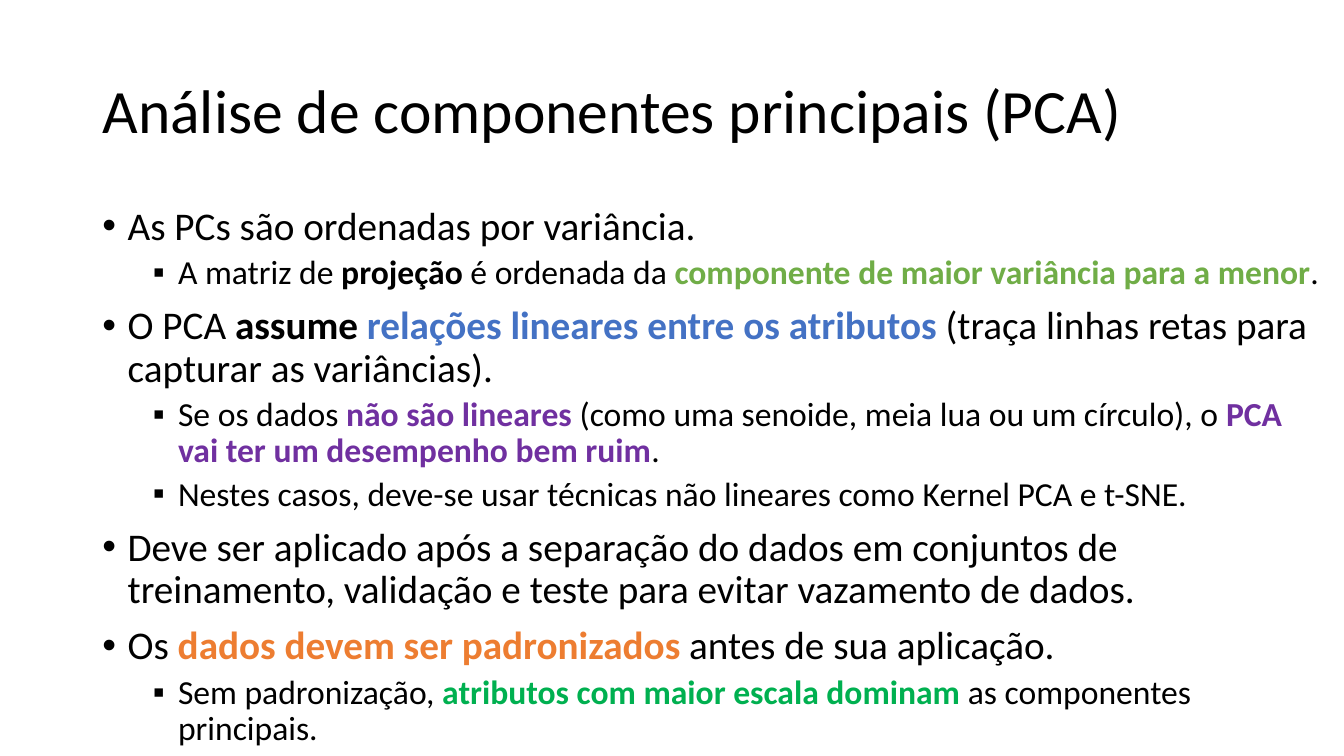
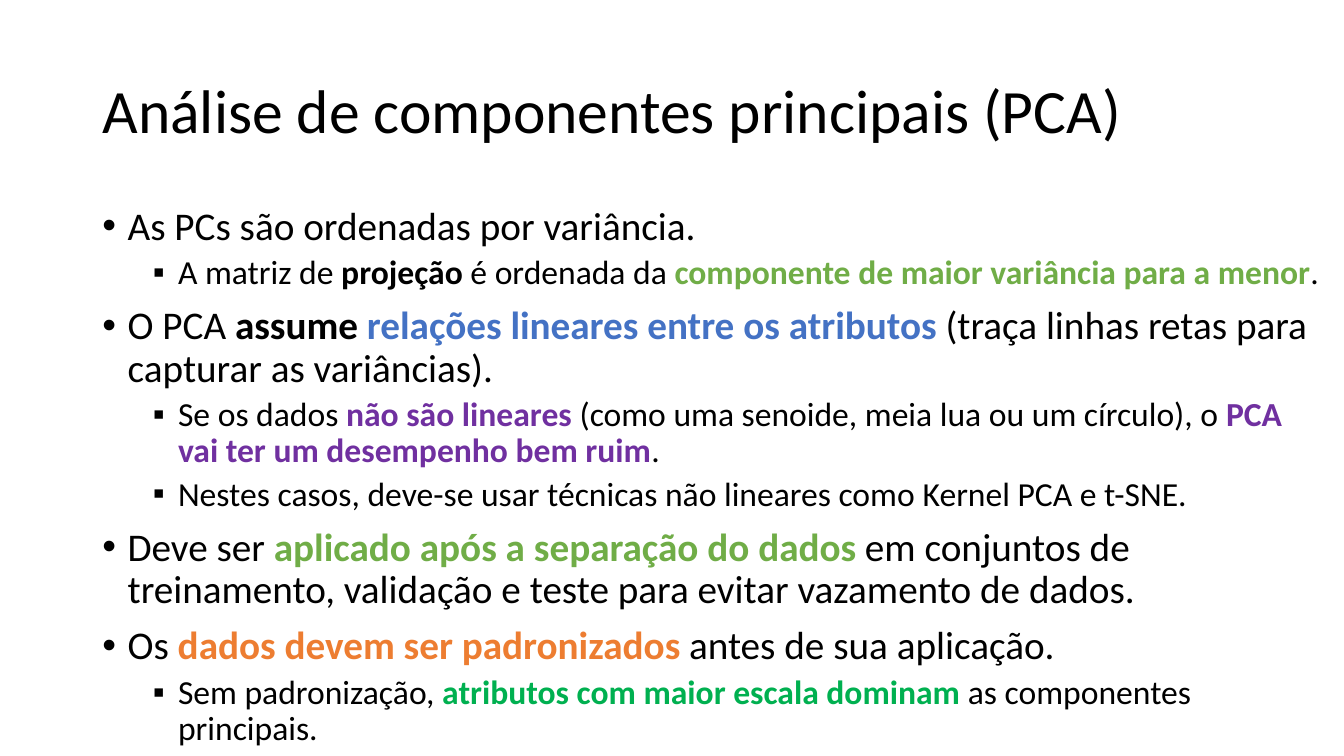
Before and after one commit to zz4fap/c24_inteligencia_artificial, a slide deck: slide 40 of slides/C24_Transformações.pptx. Drawn at 1344x756 pixels with LibreOffice and Linux fonts; fonts in the diff are those of the drawing. Boxes give left, top, right and bottom in pixels: in the first picture for what was removed or moved away, otherwise in the second. Text is boxed around its words. In the diff, an @@ line names an element or a change of style, - is before the commit and + after.

```diff
--- a/slides/C24_Transformações.pptx
+++ b/slides/C24_Transformações.pptx
@@ text at (128,533,1135,610): text colour #000000 to #70AD47, bold on in "aplicado após a separação do dados" @@
```
Also in this commit, not shown: 11 other slides changed, 1 other file.
